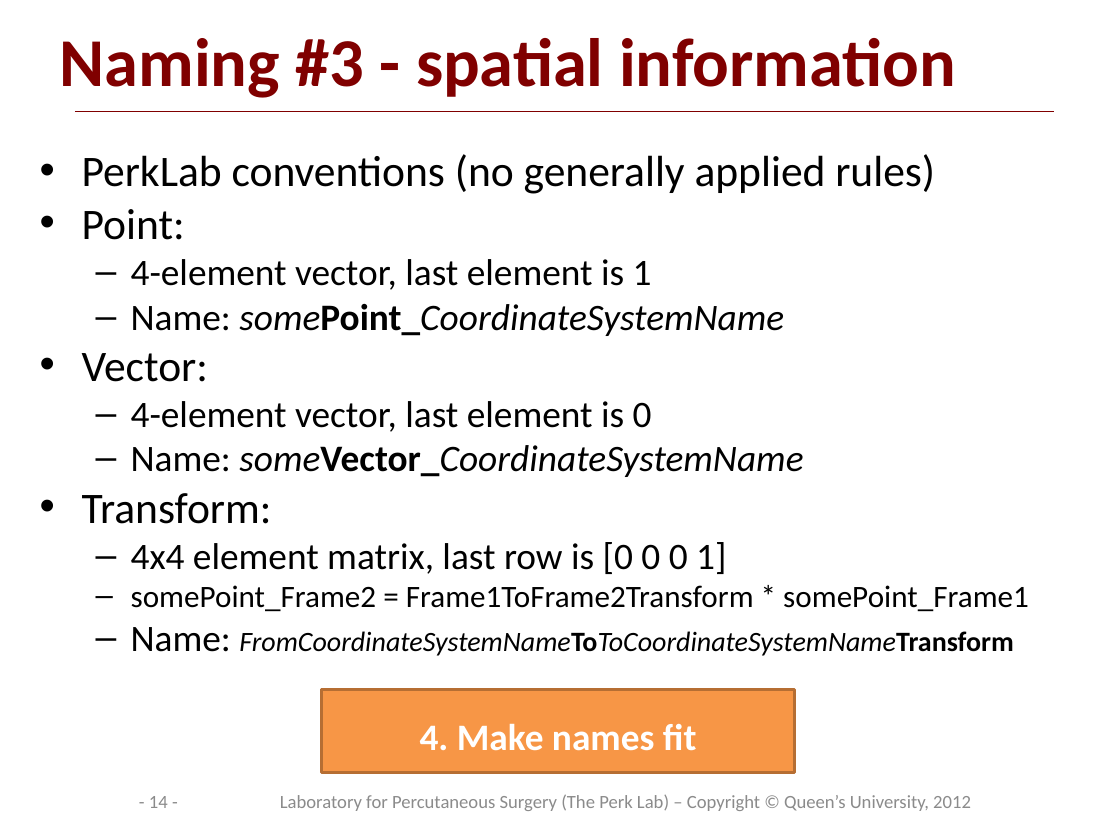
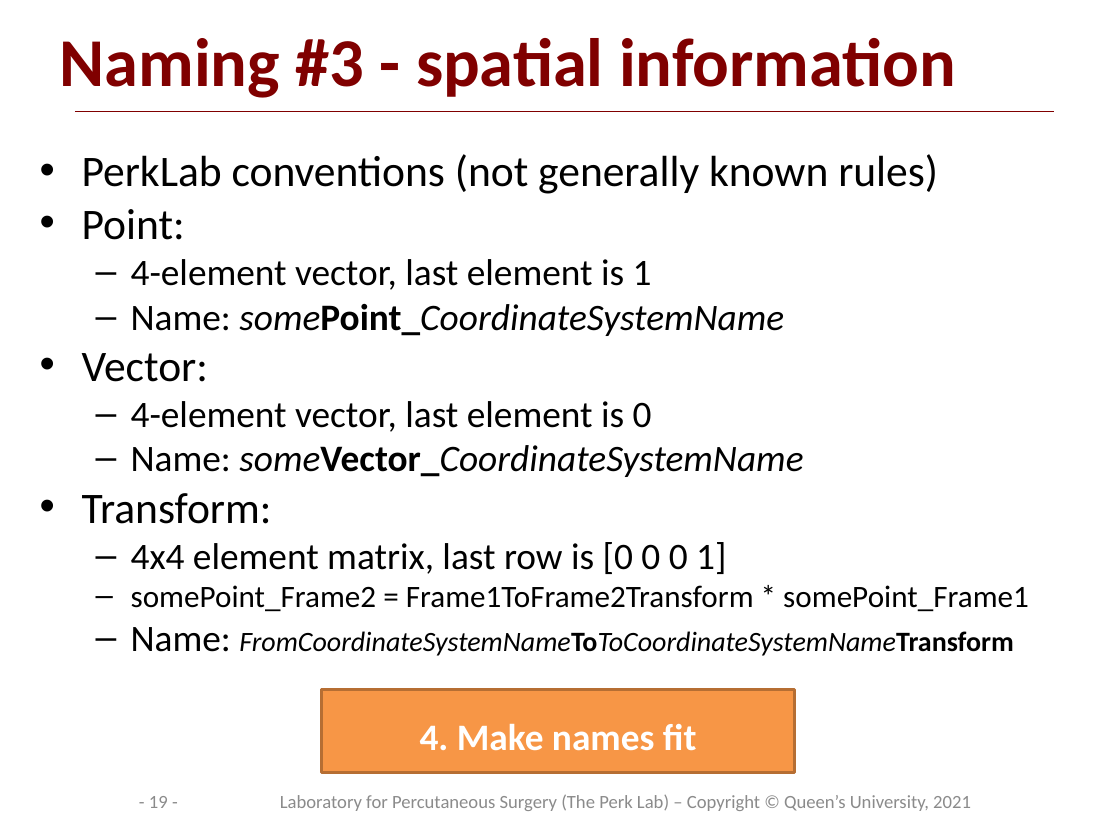
Before and after one commit to PerkLab/PerkLabBootcamp, a slide deck: slide 19 of Doc/day3_1_WritingCorrectAndUnderstandableCode.pptx (slide 14 before the commit). Drawn at 1120x840 pixels with LibreOffice and Linux fonts; fonts in the diff are those of the drawing; background and template pictures are left out. Boxes give left, top, right and bottom in pixels: in the first picture for what was removed or moved away, otherwise in the second. Text is boxed around its words. In the diff, an @@ line names an element or a change of style, - is before the commit and + after.

```diff
--- a/Doc/day3_1_WritingCorrectAndUnderstandableCode.pptx
+++ b/Doc/day3_1_WritingCorrectAndUnderstandableCode.pptx
@@ text at (x1=82, y1=154, x2=938, y2=194): text changed @@
-• PerkLab conventions (no generally applied rules)
+• PerkLab conventions (not generally known rules)
@@ page number at (x1=149, y1=796, x2=168, y2=808): text changed @@
-- 14 -
+- 19 -
@@ text at (x1=280, y1=795, x2=971, y2=811): text changed @@
-Laboratory for Percutaneous Surgery (The Perk Lab) – Copyright © Queen’s University, 2012
+Laboratory for Percutaneous Surgery (The Perk Lab) – Copyright © Queen’s University, 2021
```
Also in this commit, not shown: 20 other slides changed, 6 slides added, 2 other files.
